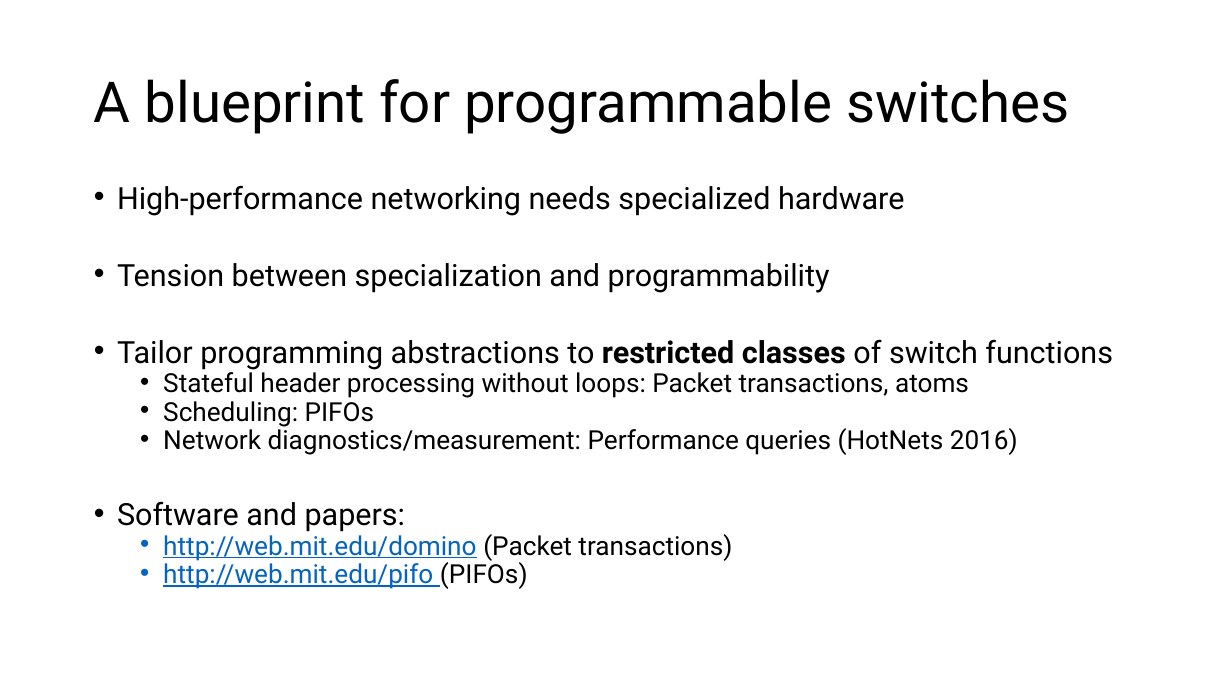
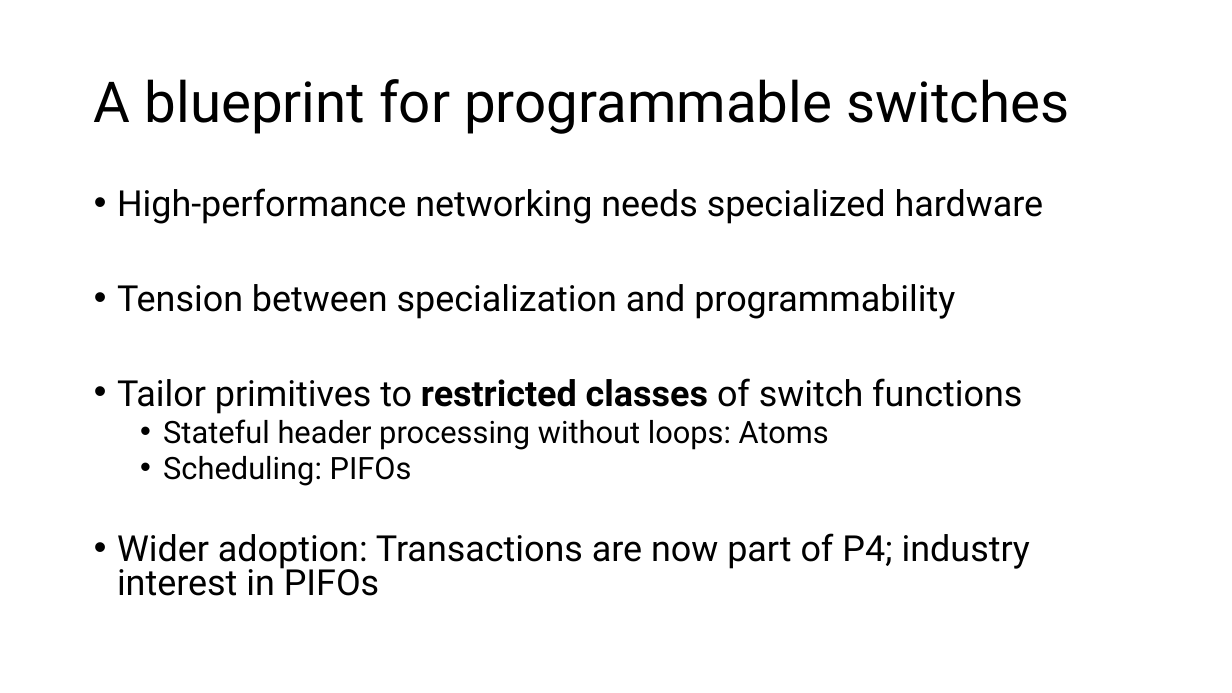
Before and after one commit to anirudhSK/pifo-domino-marple-ppts, a slide deck: slide 42 of combined_domino_pifo.pptx (slide 45 before the commit). Drawn at 1232x693 pixels with LibreOffice and Linux fonts; fonts in the diff are those of the drawing. Boxes give left, top, right and bottom in pixels: in the first picture for what was removed or moved away, otherwise in the second. Text is boxed around its words. In the diff, an @@ line names an element or a change of style, - is before the commit and + after.

```diff
--- a/combined_domino_pifo.pptx
+++ b/combined_domino_pifo.pptx
@@ text at (117,188,1044,486): size 23.8 to 28 pt in "High-performance networking needs specialized hardware", "Tension between specialization and programmability"; size 20.4 to 24 pt in "Scheduling: PIFOs"; line spacing 0.7 to 0.8 @@
@@ text at (117,378,1022,450): text changed; size 23.8 to 28 pt @@
-• Tailor programming abstractions to restricted classes of switch functions
-  • Stateful header processing without loops: Packet transactions, atoms
+• Tailor primitives to restricted classes of switch functions
+  • Stateful header processing without loops: Atoms
@@ text at (117,533,1030,596): text changed; size 20.4 to 28 pt @@
-  • Network diagnostics/measurement: Performance queries (HotNets 2016)
-• Software and papers:
-  • http://web.mit.edu/domino (Packet transactions)
-  • http://web.mit.edu/pifo (PIFOs)
+• Wider adoption: Transactions are now part of P4; industry interest in PIFOs
```
Also in this commit, not shown: 25 other slides changed, 8 slides added, 7 slides removed, 1 other file.
